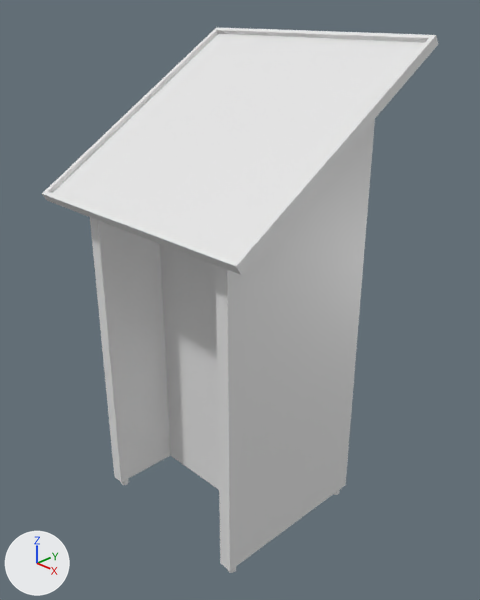
One commit to the Blender file Gia_de_something.blend: the scene before it, then after it.
Before and after are seen from a camera (50 mm lens) standing at (1.194, -0.923, 1.123) and looking at (0.223, 0.016, 0.524). The lights are fixed; the arrows at lower left show +X, +Y and +Z.
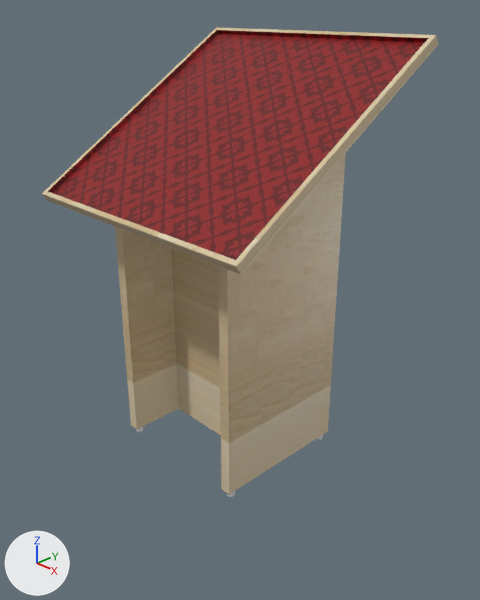
The newer file is also rescaled (x1.221), turned or shifted as a whole; pictures and numbers use the older file's frame.

What the commit changed:
Picture '1K-casino_carpet_4-diffuse.jpg' (img_1k_casino_carpet_4_diffuse_jpg) is new.
Picture 'San_go.jpg' (img_san_go_jpg) is new.
Picture 'Plastic006_2K_Roughness.jpg' (img_plastic006_2k_roughness_jpg) is new.
In material 'Material' (mat_material), base_color is no longer (0.8, 0.8, 0.8), white #e7e7e7.
In material 'Material' (mat_material), texture is now set to img_san_go_jpg.
Material 'Nen' (mat_nen) is new.
Its texture is img_1k_casino_carpet_4_diffuse_jpg.
Material 'Main' (mat_main) is new.
Its texture is img_san_go_jpg.
Material 'Material.001' (mat_material_001) is new.
Uses the picture img_plastic006_2k_roughness_jpg.
me_cube_002 has 16 vertices, 14 faces and spans x -1.0..1.0, y -1.0..1.0, z -1.0..1.0.
me_cube_002 is used by ob_cube_002; location (0.2, 0.0, 0.904); rotation (0.559, 0.0, 0.0), in degrees (32, 0, 0); scale (0.3, 0.3, 0.01).
me_cube_002 part 1: 4 of the faces centred in x 0.0..1.0, y 0.0..1.0, z 0.0..1.0 switch from no material to mat_main (picture img_san_go_jpg).
me_cube_002 part 2: 2 of the faces centred in x -1.0..-0.98, y 0.0, z 0.0..1.0 switch from no material to mat_main (picture img_san_go_jpg).
me_cube_002 part 3: 2 of the faces centred in x 0.0, y -1.0..-0.98, z 0.0..1.0 switch from no material to mat_main (picture img_san_go_jpg).
me_cube_002 part 4: all 5 faces centred in x -0.97..0.97, y -0.97..0.97, z 0.03..0.51 switch from no material to mat_nen (picture img_1k_casino_carpet_4_diffuse_jpg).
Mesh me_cylinder_1 is new.
It consists of a 32-sided cylinder along z spanning x -1.0..1.0, y -1.0..1.0, z -1.0..1.0; a 32-sided cylinder along z spanning x -1.0..1.0, y -36.9..-34.9, z -1.0..1.0; a 32-sided cylinder along z spanning x 39.0..41.0, y -1.0..1.0, z -1.0..1.0; a 32-sided cylinder along z spanning x 39.0..41.0, y -36.9..-34.9, z -1.0..1.0.
It uses material mat_material_001 (its picture is missing).
Mesh me_cube_1 is new.
It has 50 vertices, 45 faces and spans x -1.0..27.7, y -1.0..1.0, z -1.0..1.0.
It uses material mat_material (picture img_san_go_jpg).
Object 'Cube' (ob_cube) is deleted.
Object 'Cube.001' (ob_cube_001) is deleted.
Object 'Chan_de' (ob_chan_de) is new; it shows me_cylinder_1.
Its location is (0.036, 0.147, 0.172).
Its scale is (0.00819, 0.00819, 0.00819).
Object 'Chan' (ob_chan) is new; it shows me_cube_1.
Its location is (0.036, 0.0, 0.589).
Its scale is (0.0123, 0.163, 0.41).

Pixel boxes [x1, y1, x2, y2] of what changed, in the pictures (480 x 600 px):
'Cube.001', deleted
    before: [216, 119, 375, 571]
'Chan', added (brown)
    after: [115, 153, 346, 494]
'Cube', deleted
    before: [90, 217, 219, 490]
'Chan_de', added
    after: [136, 427, 323, 497]
part 1 of me_cube_002, recoloured (white to brown)
    both: [216, 27, 438, 275]
part 2 of me_cube_002, recoloured (white to beige)
    both: [43, 28, 217, 193]
part 3 of me_cube_002, recoloured (white to beige)
    both: [42, 191, 241, 275]
part 4 of me_cube_002, recoloured (white to red)
    both: [48, 30, 428, 260]
